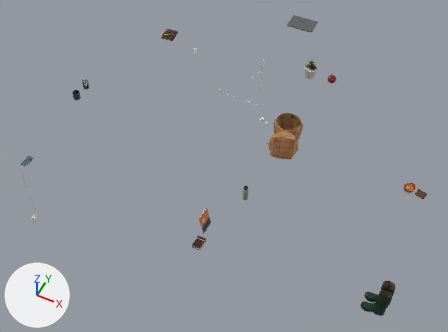
Two versions of the glTF model web/room/props_clutter.glb, one commit apart.
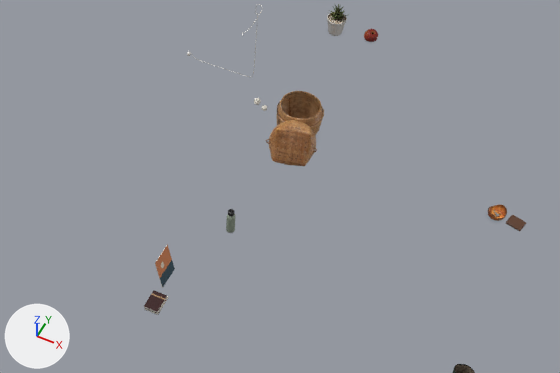
Each version is shown whole from a camera (50 mm lens) standing at (1.89, -4.36, 5.9) and looking at (-0.15, -0.27, 0.79), then close up on the part from 23% to 100% of the width and 17% to 86% of the height. Arrows for +X, +Y and +Z are at lower left; the lights stay in place. The first two pictures are the older version. Where no turn or scale is listed for an object, it has been applied to the vertices. Vertices at exactly the same position are counted once.

Objects in the first close-up: 'books_floor', 'hamper', 'key_bowl', 'succulent_shelf' and 6 more.
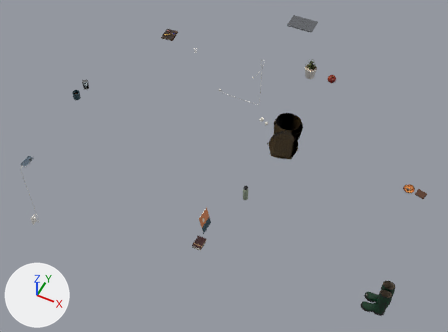
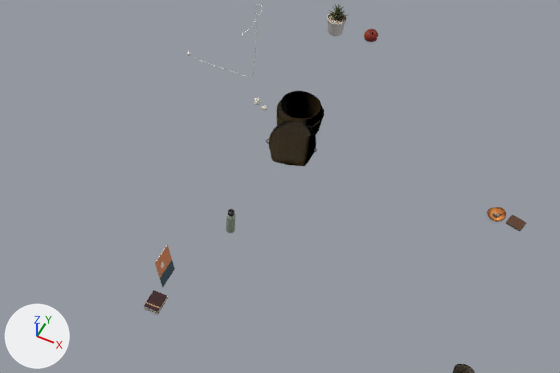
Where the newer file only moved an object's origin or applied its transform, the numbers keep the older frame.

Pixel boxes [x1, y1, x2, y2] of what changed, in the close-ups (560 x 373 px):
'key_bowl', moved: before [488, 204, 507, 221]; after [487, 207, 506, 222]
part 1 of me_hamper, recoloured (darker): [266, 91, 324, 166] in both

What the commit changed:
Picture 'weave_nor' (img_weave_nor) is new.
Picture 'weave_diff' (img_weave_diff) is new.
Material 'weave' (mat_weave) is new.
Uses the picture img_weave_diff.
Uses the picture img_weave_nor.
me_hamper has 4940 vertices, 9099 faces and spans x -0.216..0.216, y -0.295..0.295, z -0.17..0.17.
me_hamper is used by ob_hamper; location (0.147, 0.866, 0.33).
me_hamper part 1: 9060 faces spanning x -0.216..0.216, y -0.295..0.295, z -0.17..0.17 switch from mat_wicker_basket_02 to mat_weave.
Object 'key_bowl' (ob_key_bowl) moves from (1.748, 0.57, 0.522) to (1.748, 0.57, 0.505).
